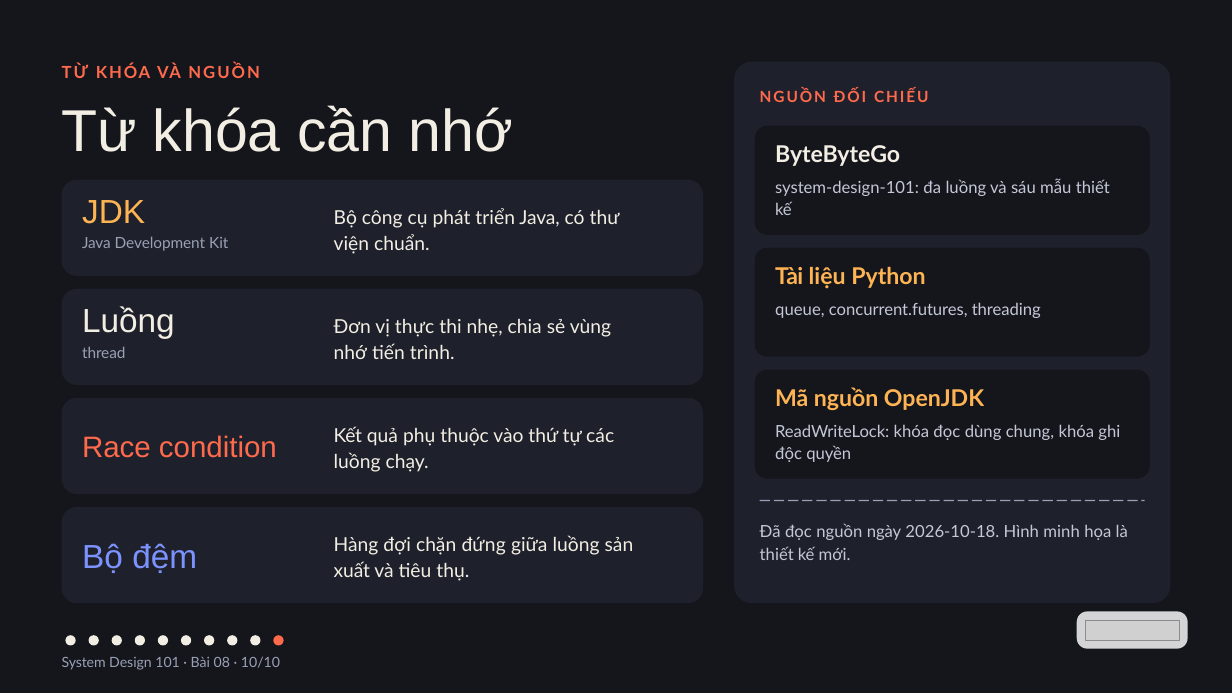
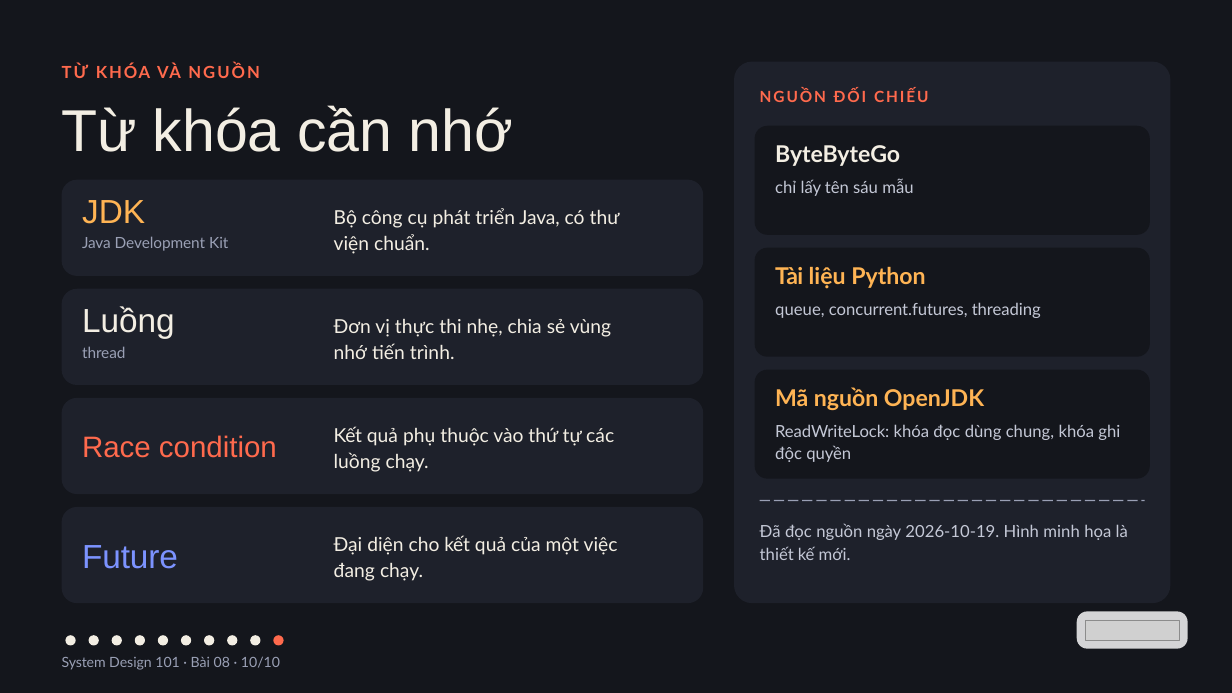
Before and after one commit to vohoailinh90/tool-marketing-studio, a slide deck: slide 10 of system-design-101/vi/lessons/sd-10-008/slides/sd-10-008.pptx. Drawn at 1232x693 pixels with LibreOffice and Linux fonts; fonts in the diff are those of the drawing; grey boxes stand for pictures. Boxes give left, top, right and bottom in pixels: in the first picture for what was removed or moved away, otherwise in the second. Text is boxed around its words. In the diff, an @@ line names an element or a change of style, - is before the commit and + after.

```diff
--- a/system-design-101/vi/lessons/sd-10-008/slides/sd-10-008.pptx
+++ b/system-design-101/vi/lessons/sd-10-008/slides/sd-10-008.pptx
@@ text at <box>775,179,913,196</box>: text changed @@
-system-design-101: đa luồng và sáu mẫu thiết kế
+chỉ lấy tên sáu mẫu
@@ text at <box>334,535,618,581</box>: text changed @@
-Hàng đợi chặn đứng giữa luồng sản xuất và tiêu thụ.
+Đại diện cho kết quả của một việc đang chạy.
@@ text at <box>760,523,1128,560</box>: text changed @@
-Đã đọc nguồn ngày 2026-10-18. Hình minh họa là thiết kế mới.
+Đã đọc nguồn ngày 2026-10-19. Hình minh họa là thiết kế mới.
@@ text at <box>82,545,178,569</box>: text changed @@
-Bộ đệm
+Future
```
Also in this commit, not shown: 6 other slides changed.
